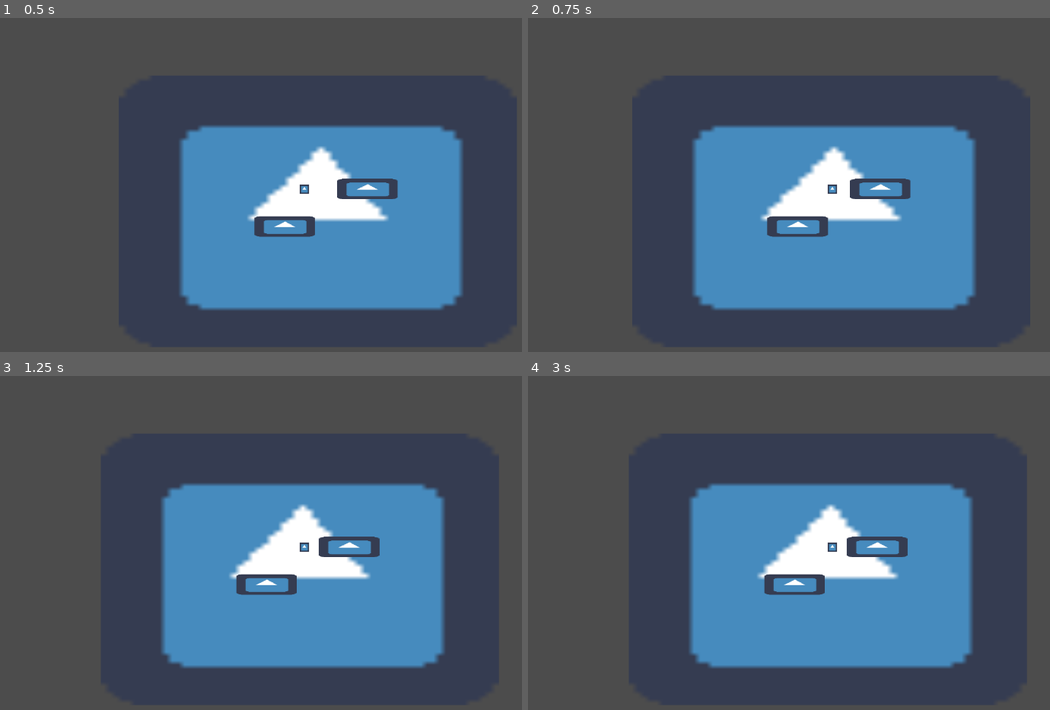
Above: before the commit, frames 1-4 (two rows, left to right).
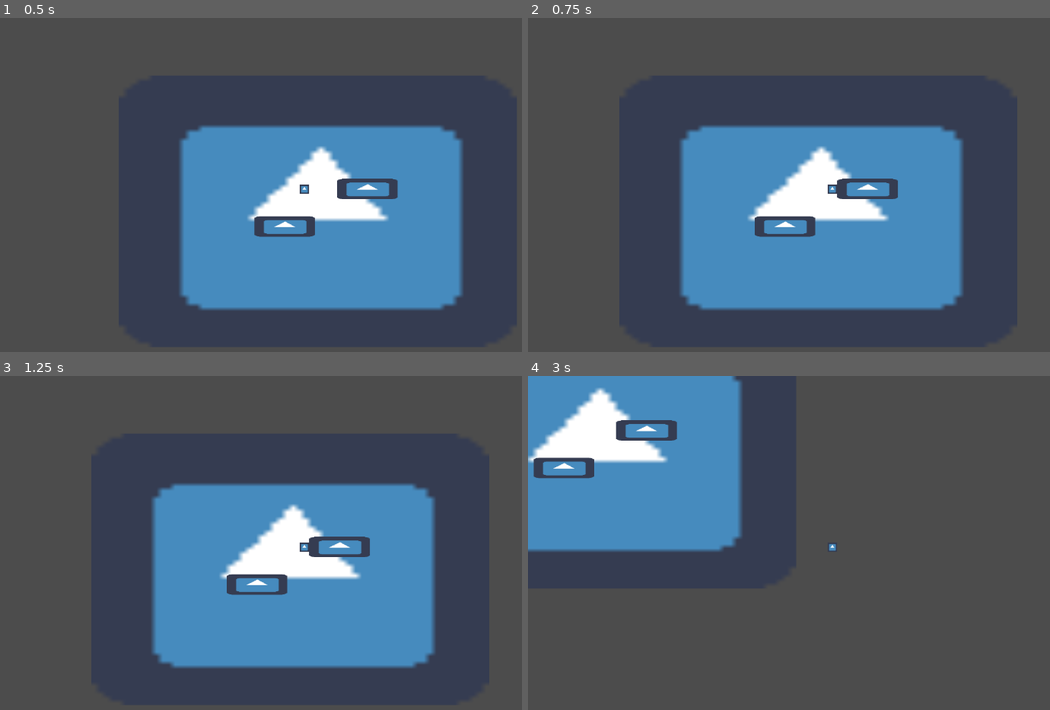
Above: after the commit, the same moments.

Repository: kjanuska/Independent-Study-Game
Game: Godot game, scene res://Scenes/Main.tscn
The game is run twice, just before and just after one commit, with the same random seed, the same clock (stepped at 60 frames per second) and the same inputs. The engine's default icon, where the game draws it, is replaced by a stand-in: a white triangle on a blue panel in a dark square.
Inputs:
- Up to frame 1 (0.5 s): no input
- Up to frame 2 (0.75 s): tap Enter at 0.5 s; hold D (ui_right) from 0.53 s (still down); tap Space (space) at 0.6 s
- Up to frame 3 (1.25 s): keep holding D (ui_right)
- Up to frame 4 (3 s): tap Space (space) at 1.25, 1.35, 2.1, 2.85 s; release D (ui_right) at 1.28 s; hold S (ui_down) 1.28-2.03 s; hold D (ui_right) 2.03-2.78 s; hold W (ui_up) from 2.78 s (still down)

Frame 1 is identical in both runs. In frame 2, 5.8% of the frame differs, in the area x 29-86%, y 32-88%; in frame 3, 4.8%; in frame 4, 46%, in the area x 0-86%, y 0-88%.

Commit message:
dashing works

Diff:
--- a/Scenes/Player.tscn
+++ b/Scenes/Player.tscn
@@ -29,9 +29,10 @@
 drag_margin_v_enabled = false
 
 [node name="DashTimer" type="Timer" parent="."]
-wait_time = 0.3
+wait_time = 0.2
 one_shot = true
 
 [node name="DashCooldown" type="Timer" parent="."]
+wait_time = 0.5
 [connection signal="timeout" from="DashTimer" to="." method="_on_DashTimer_timeout"]
 [connection signal="timeout" from="DashCooldown" to="." method="_on_DashCooldown_timeout"]
--- a/Scripts/Player.gd
+++ b/Scripts/Player.gd
@@ -3,36 +3,31 @@
 var SPEED = 300
 var motion = Vector2()
 var moving = false
+var dashing = false
 var can_move = true
 var can_dash = true
 var player
-var target_position
+var distance_to_move
 
 func _ready():
 	player = get_node(".")
 
 func _physics_process(delta):
-	motion.x = 0
-	motion.y = 0
-	moving = false
+	if dashing == false:
+		motion.x = 0
+		motion.y = 0
+		moving = false
 
-	_get_input()
+	if can_move:
+		_get_input()
 
-	if can_dash == false:
-		print(player.get_position().distance_to(target_position))
-		if player.get_position().distance_to(target_position) > 0:
-			player.position.x += delta * sign(motion.x) * 100
-			player.position.y += delta * sign(motion.y) * 100
+	if Input.is_action_just_pressed("space"):
+		if moving && (dashing == false) && can_dash:
+			SPEED *= 5
+			dashing = true
 			can_move = false
 			can_dash = false
-		else:
-			can_dash = true
-
-	if Input.is_action_just_pressed("space"):
-		if moving && can_dash:
-			target_position = player.get_position() + ((motion.normalized()) * 150)
 			$DashTimer.start()
-			can_dash = false
 
 	move_and_slide(motion.normalized() * SPEED)
 
@@ -41,26 +36,27 @@
 
 
 func _get_input():
-	if can_move:
-		if Input.is_action_pressed("ui_right"):
-			motion.x = SPEED
-			moving = true
+	if Input.is_action_pressed("ui_right"):
+		motion.x = SPEED
+		moving = true
 
-		if Input.is_action_pressed("ui_left"):
-			motion.x = -SPEED
-			moving = true
+	if Input.is_action_pressed("ui_left"):
+		motion.x = -SPEED
+		moving = true
 
-		if Input.is_action_pressed("ui_up"):
-			motion.y = -SPEED
-			moving = true
+	if Input.is_action_pressed("ui_up"):
+		motion.y = -SPEED
+		moving = true
 
-		if Input.is_action_pressed("ui_down"):
-			motion.y = SPEED
-			moving = true
+	if Input.is_action_pressed("ui_down"):
+		motion.y = SPEED
+		moving = true
 
 
 func _on_DashTimer_timeout():
+	SPEED = 300
 	can_move = true
+	dashing = false
 	$DashCooldown.start()
 
 func _on_DashCooldown_timeout():
